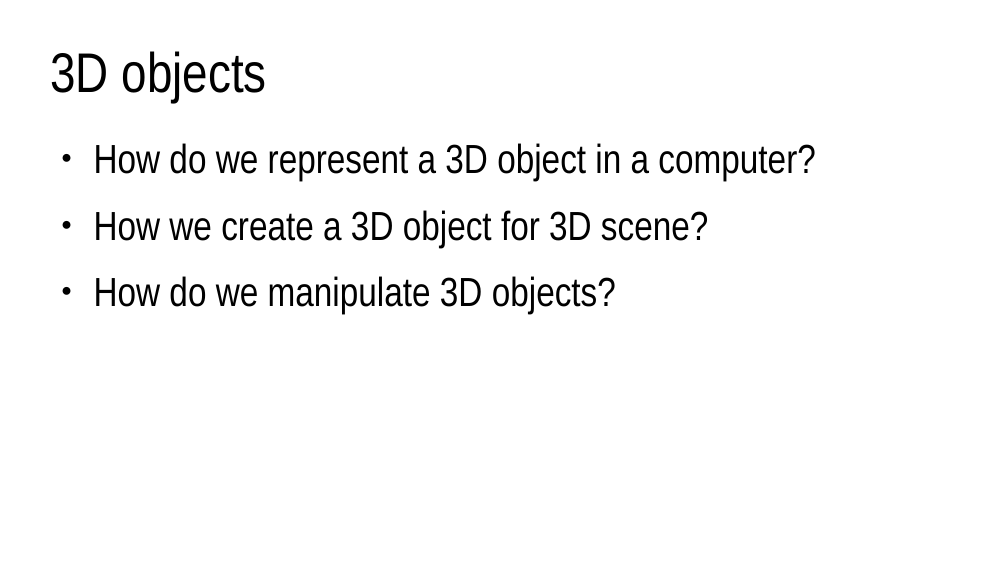
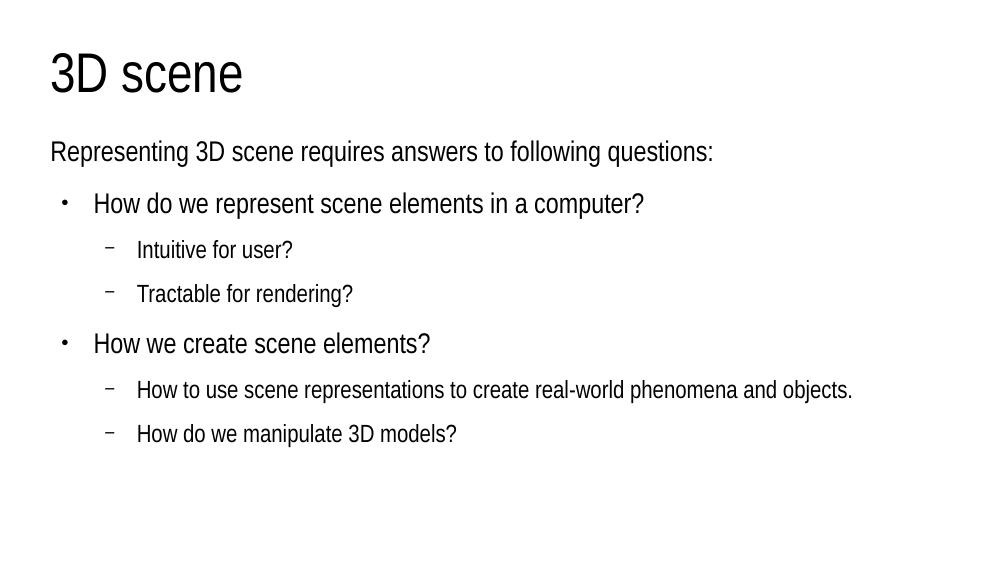
Before and after one commit to lorentzo/IntroductionToComputerGraphics, a slide deck: slide 6 of lectures/3_foundations_3d_scene/3_1_introduction_3d_scene.odp. Drawn at 1008x567 pixels with LibreOffice and Linux fonts; fonts in the diff are those of the drawing. Boxes give left, top, right and bottom in pixels: in the first picture for what was removed or moved away, otherwise in the second. Text is boxed around its words. In the diff, an @@ line names an element or a change of style, - is before the commit and + after.

```diff
--- a/lectures/3_foundations_3d_scene/3_1_introduction_3d_scene.odp
+++ b/lectures/3_foundations_3d_scene/3_1_introduction_3d_scene.odp
@@ title at <box>50,53,244,93</box>: text changed @@
-3D objects
+3D scene
@@ text at <box>50,140,853,447</box>: text changed; size 32 to 19.6 pt @@
-● How do we represent a 3D object in a computer?
-● How we create a 3D object for 3D scene?
-● How do we manipulate 3D objects?
+Representing 3D scene requires answers to following questions:
+● How do we represent scene elements in a computer?
+  − Intuitive for user?
+  − Tractable for rendering?
+● How we create scene elements?
+  − How to use scene representations to create real-world phenomena and objects.
+  − How do we manipulate 3D models?
```
Also in this commit, not shown: 1 other slide changed, 4 other files.
